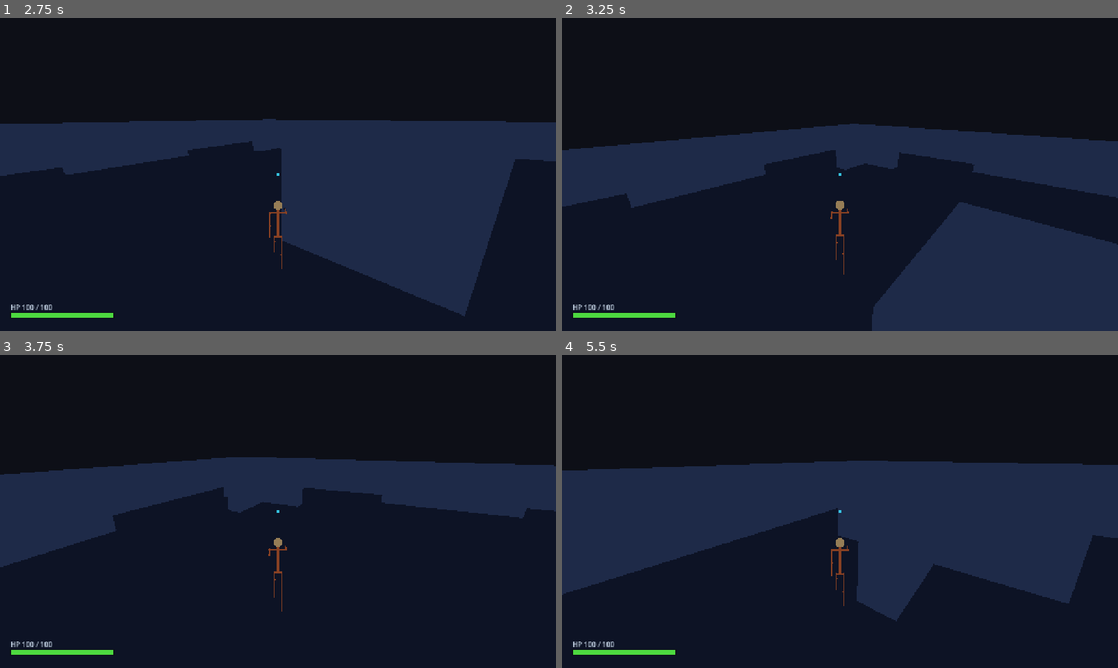
Above: before the commit, frames 1-4 (two rows, left to right).
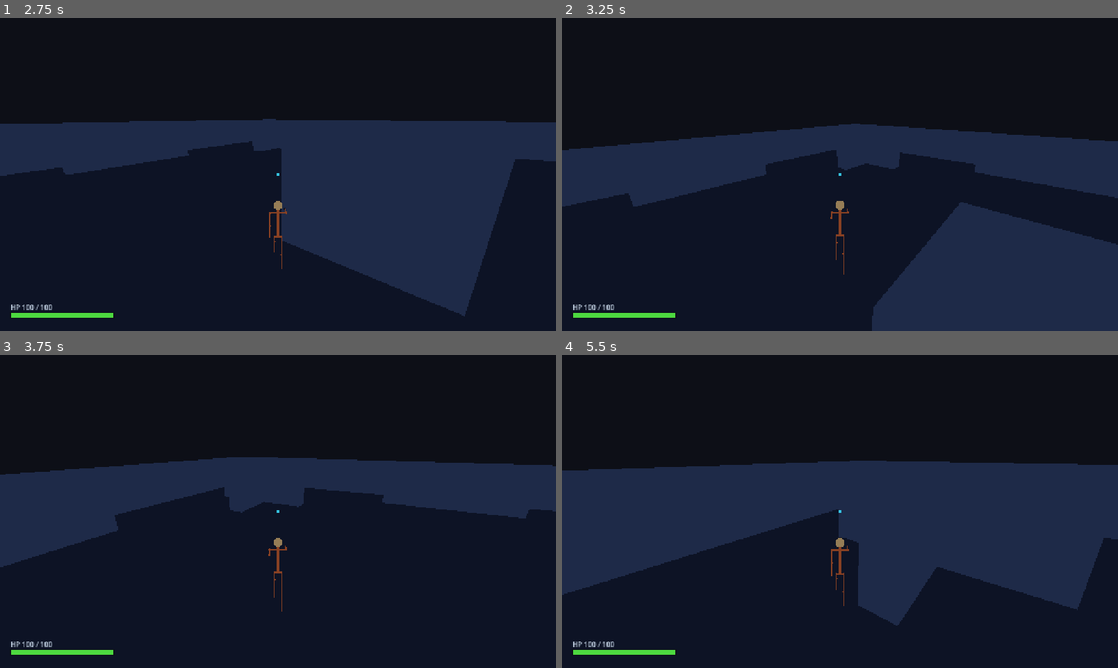
Above: after the commit, the same moments.

Repository: TCOTC/stick-skirmish
Game: Godot game, scene res://scenes/main.tscn
Same seed, same stepped clock (60 frames per second), same inputs: the game is played once before the commit and once after it.
Inputs (mouse positions are in pixels of both pictures, inside the frame that each line leads up to):
- Up to frame 1 (2.75 s): move the mouse to (400, 158) at 0.52 s; hold D (move_right) 0.53-1.28 s; hold Shift (crouch) 0.53-1.28 s; click (400, 158) at 0.67 s; tap Space (jump) at 0.77, 1.52 s; move the mouse to (250, 174) at 1.27 s; hold W (move_forward) from 1.28 s (still down); right-click (250, 174) at 1.35 s; tap Shift (crouch) at 1.55 s; move the mouse to (289, 168) at 2.02 s; hold Shift (crouch) from 2.03 s (still down)
- Up to frame 2 (3.25 s): keep holding W (move_forward); move the mouse to (834, 180) at 2.77 s; release Shift (crouch) at 2.78 s; click (834, 180) at 2.85 s; tap Space (jump) at 3.02 s; tap Shift (crouch) at 3.05 s
- Up to frame 3 (3.75 s): keep holding W (move_forward); move the mouse to (316, 514) at 3.52 s; hold Shift (crouch) from 3.53 s (still down)
- Up to frame 4 (5.5 s): keep holding W (move_forward); tap Space (jump) at 3.77, 4.52 s; move the mouse to (795, 508) at 4.27 s; release Shift (crouch) at 4.28 s; right-click (795, 508) at 4.35 s; tap Shift (crouch) at 4.55 s; move the mouse to (845, 511) at 5.02 s; hold Shift (crouch) from 5.03 s (still down); click (845, 511) at 5.17 s

Frame 1 is identical in both runs. In frame 2, 0.2% of the frame differs, in the area x 0-100%, y 33-96%; in frame 3, 0.1%; in frame 4, 1.1%, in the area x 0-100%, y 33-87%.

Commit message:
射击：后坐力加入左右随机偏移
每发除了抬起俯仰，还在水平方向随机偏一点：

  recoil_yaw_deg  0.6   每发的左右偏移上限（左右各取 [-0.6, +0.6] 内的随机值）

每发独立取值，所以连发轨迹不是一条直线，而是会左右乱蹿。它和俯仰一样累积、不回落，
也要靠鼠标补回来。两处差别按物理上的合理性定：

- 水平**没有上限**：yaw 会绕圈，硬设一个限制反而奇怪（俯仰由 pitch_max_deg 封顶）
- 下蹲时和俯仰一样按 crouch_recoil_scale 削减到 35%

抬准星仍然放在开火计算之后（见上一次提交），所以连发的第一发依旧与准星一致。

检查加了逐发取样（--shoot，现 20 项）。水平偏移是随机量，所以断言不能看“总共偏了多少”
——那是随机量的和。改成逐发点射取样，验证三件事：

  存在：至少有一发的偏移不为 0
  有界：每发的偏移都不超过 recoil_yaw_deg（配置值从快照读，不在测试里另写一份）
  随机：各发之间的极差足够大，说明不是一个固定值

取样时点击间隔必须大于射速冷却，否则一次点击会打出多发、样本就混了。

实测逐发 0.3、-0.5、-0.4、-0.2、-0.6、-0.2、-0.4、0.5 度，极差 1.10°，全部落在上限内。

Diff:
--- a/scripts/net.gd
+++ b/scripts/net.gd
@@ -457,6 +457,7 @@
 	var recoil_per_shot_deg := 0.0
 	var pitch_max_deg := 0.0
 	var crouch_recoil_scale := 1.0
+	var recoil_yaw_deg := 0.0
 	if _player != null:
 		if _player.has_method("crouch_amount"):
 			crouch = float(_player.call("crouch_amount"))
@@ -468,6 +469,7 @@
 		recoil_per_shot_deg = float(_player.get("recoil_per_shot_deg"))
 		pitch_max_deg = float(_player.get("pitch_max_deg"))
 		crouch_recoil_scale = float(_player.get("crouch_recoil_scale"))
+		recoil_yaw_deg = float(_player.get("recoil_yaw_deg"))
 		crouch = snappedf(crouch, 0.01)
 		pitch_deg = snappedf(pitch_deg, 0.01)
 		cam_y = snappedf(cam_y, 0.01)
@@ -506,6 +508,7 @@
 		"pitchDeg": pitch_deg,
 		"camY": cam_y,
 		"recoilPerShotDeg": recoil_per_shot_deg,
+		"recoilYawDeg": recoil_yaw_deg,
 		"pitchMaxDeg": pitch_max_deg,
 		"crouchRecoilScale": crouch_recoil_scale,
 		"fx": _count_fx(),
--- a/scripts/player.gd
+++ b/scripts/player.gd
@@ -39,6 +39,11 @@
 ## 后坐力是**累积上飘且不回落**的：连发时准星逐渐往上飘，松开后**停在抬起的位置**，
 ## 要靠自己把鼠标往下压来补偿。这比“抬一下再弹回去”更吃操作，也让压枪成为一门手艺。
 @export var recoil_per_shot_deg: float = 1.4
+## 每发的**水平随机偏移上限**（度）。左右各取 [-此值, +此值] 内的随机值。
+##
+## 它是随机的（每一发都不一样），而且和俯仰一样累积、不回落，所以连发时准星会左右乱蹿，
+## 越持续扫射越难控制。水平方向**没有上限**：yaw 会绕圈，硬设一个限制反而奇怪。
+@export var recoil_yaw_deg: float = 0.6
 
 ## 站立时相机相对角色的高度（米）。下蹲时会降到 crouch_cam_y。
 ##
@@ -228,16 +233,19 @@
 	return _crouch
 
 
-## 开一发的后坐力：把准星往上抬一点，**并且留在那里**。
+## 开一发的后坐力：把准星往上抬一点、并左右随机偏一点，**而且都留在那里**。
 ##
 ## 唯一的边界是俯仰上限（pitch_max_deg）：一直按住不放会飘到顶，此时无法再往上。
-## 不再有“累积上限 + 自行回落”那一套，因为需求是“飘上去不要回原位”。
+## 水平方向没有限制（yaw 会绕圈）。不再有“累积上限 + 自行回落”那一套，
+## 因为需求是“飘上去不要回原位”。
 func _kick_recoil() -> void:
 	var scale := lerpf(1.0, crouch_recoil_scale, _crouch)
-	var kick := deg_to_rad(recoil_per_shot_deg * scale)
 	_pitch = clampf(
-		_pitch + kick, deg_to_rad(pitch_min_deg), deg_to_rad(pitch_max_deg)
+		_pitch + deg_to_rad(recoil_per_shot_deg * scale),
+		deg_to_rad(pitch_min_deg), deg_to_rad(pitch_max_deg)
 	)
+	# 左右随机：每发独立取值，所以连发轨迹不是一条直线而是会左右乱蹿。
+	rotation.y += deg_to_rad(randf_range(-recoil_yaw_deg, recoil_yaw_deg) * scale)
 
 
 ## 身体随方向键偏转一点，**不超过 lean_deg**。镜头不跟随这个偏转。
Not shown, changed: AGENTS.md
